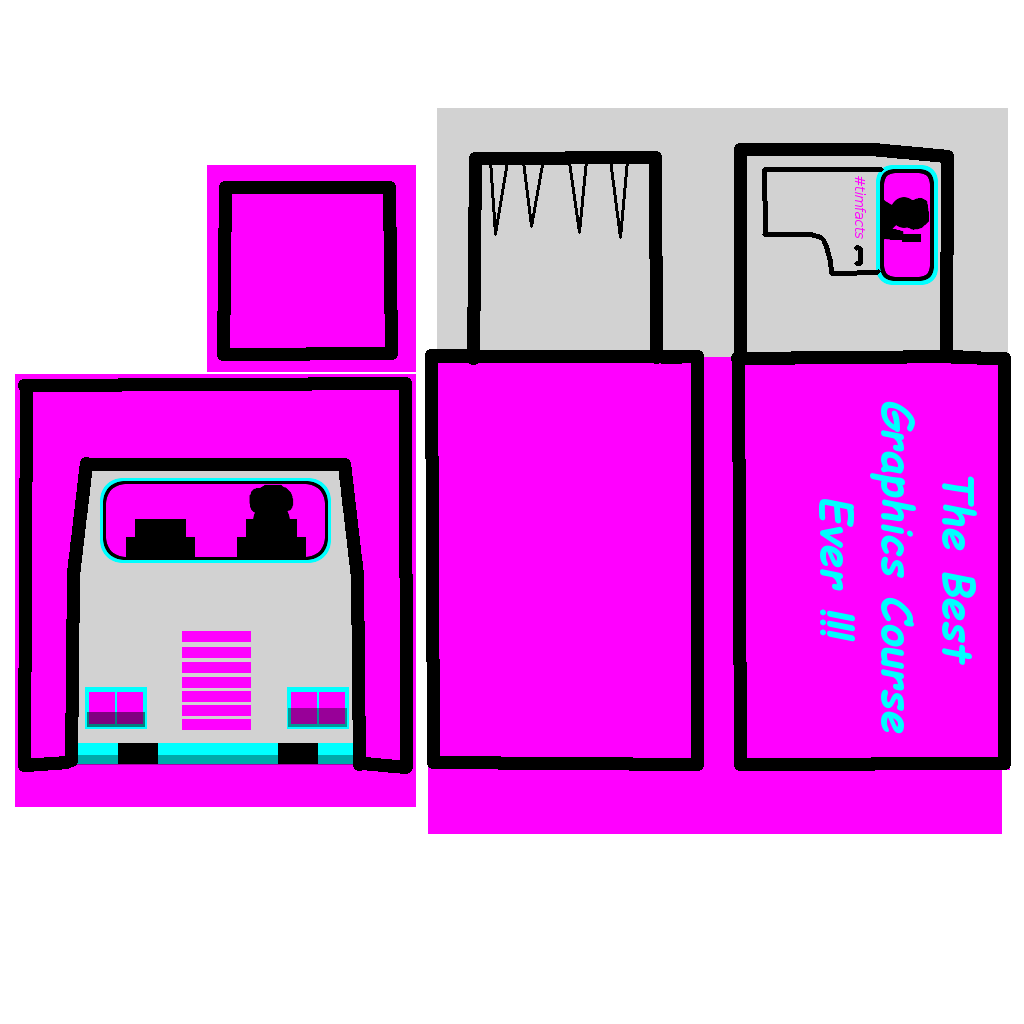
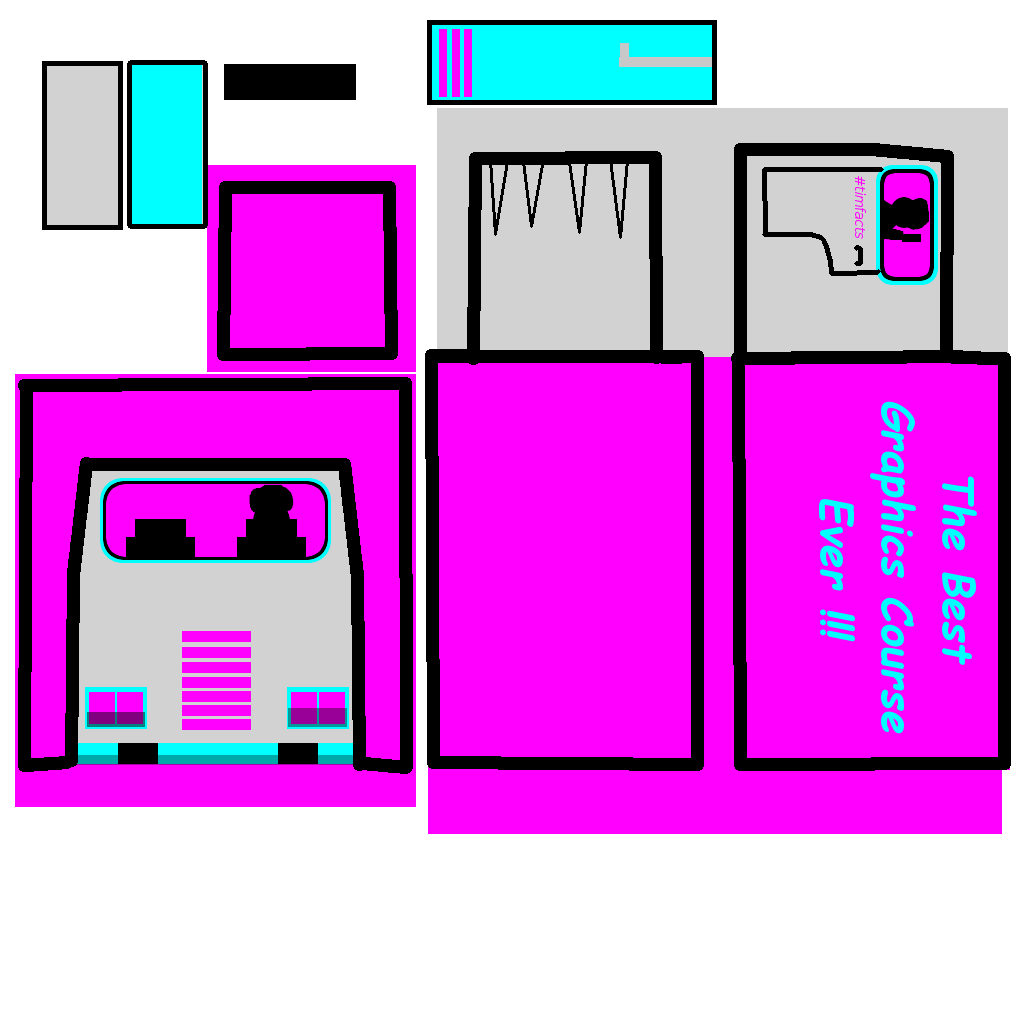
Comparing the layer stacks of the two 1024×1024 images. Changes:
painted on "Layer" over 42, 20, 717, 230
